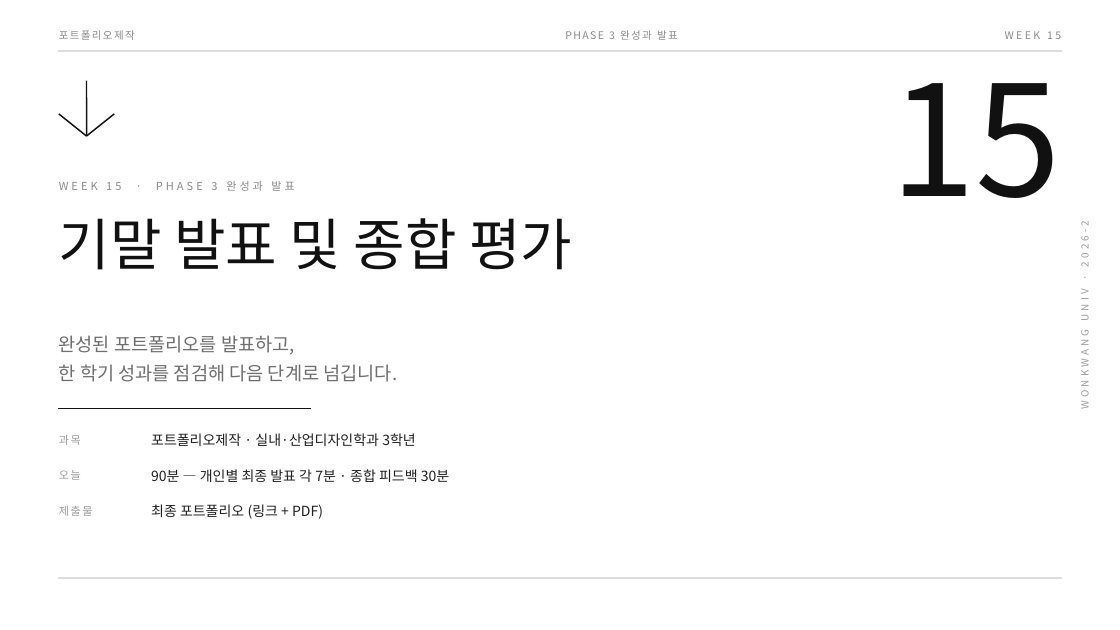
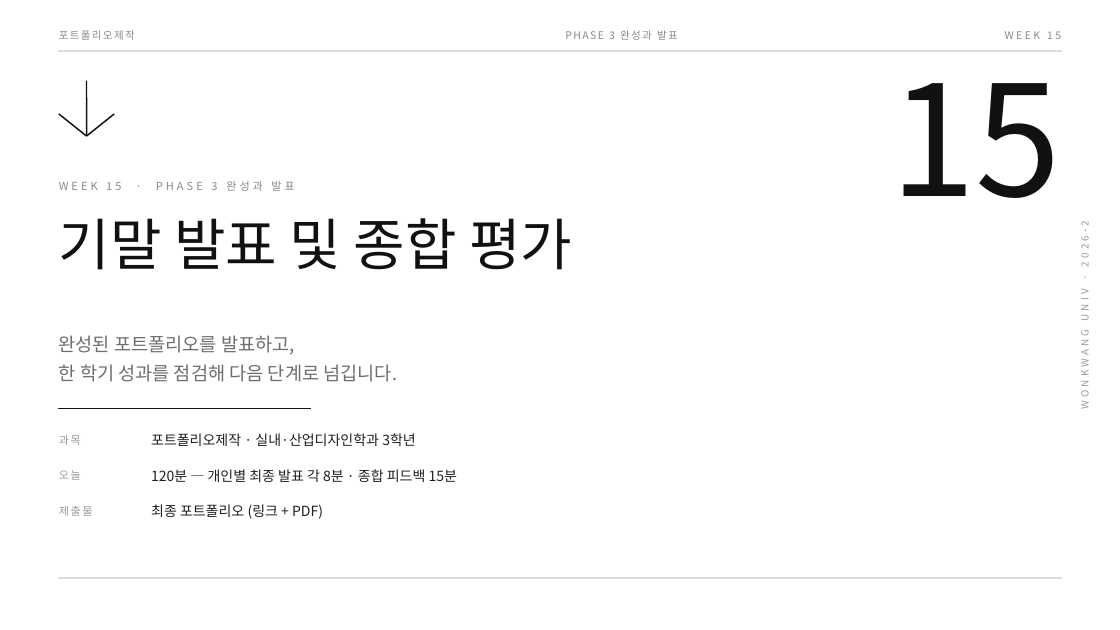
Before and after one commit to design-eng/MIN.D, a slide deck: slide 1 of dist/weeks-포트폴리오제작/포트폴리오제작_15주차_기말발표.pptx. Drawn at 1120x630 pixels with LibreOffice and Linux fonts; fonts in the diff are those of the drawing. Boxes give left, top, right and bottom in pixels: in the first picture for what was removed or moved away, otherwise in the second. Text is boxed around its words. In the diff, an @@ line names an element or a change of style, - is before the commit and + after.

```diff
--- a/dist/weeks-포트폴리오제작/포트폴리오제작_15주차_기말발표.pptx
+++ b/dist/weeks-포트폴리오제작/포트폴리오제작_15주차_기말발표.pptx
@@ text at (x1=151, y1=469, x2=457, y2=482): text changed @@
-90분 — 개인별 최종 발표 각 7분 · 종합 피드백 30분
+120분 — 개인별 최종 발표 각 8분 · 종합 피드백 15분
```
Also in this commit, not shown: 1 other slide changed, 34 other files.
